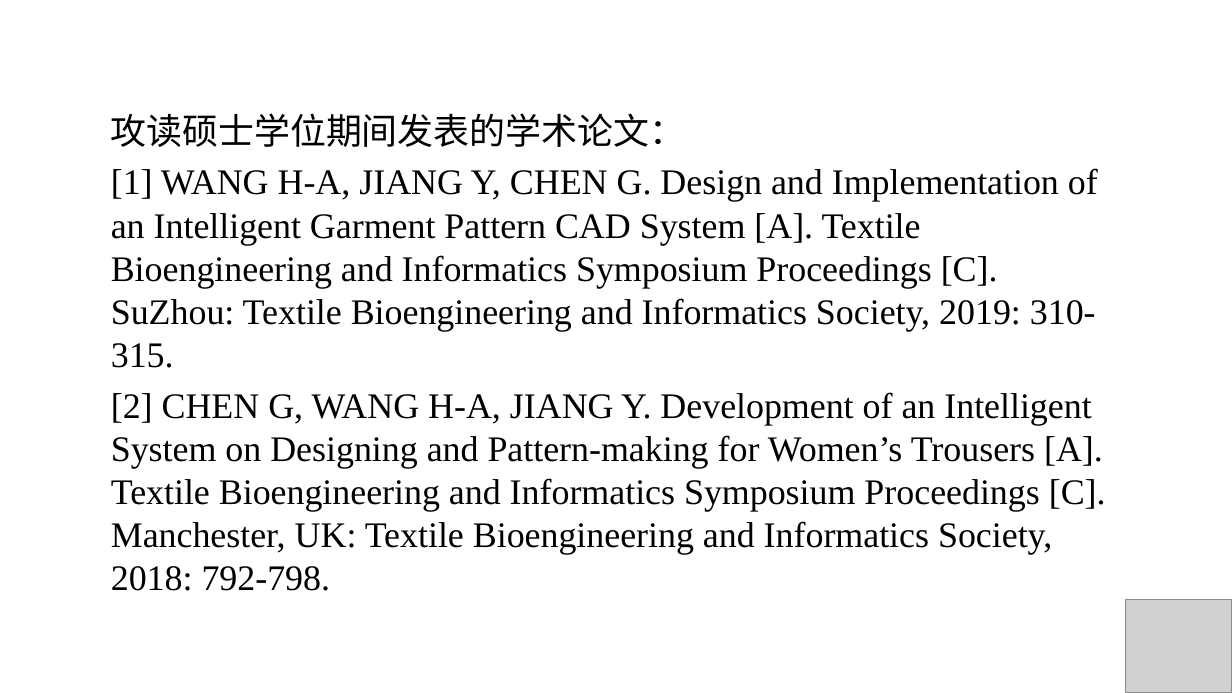
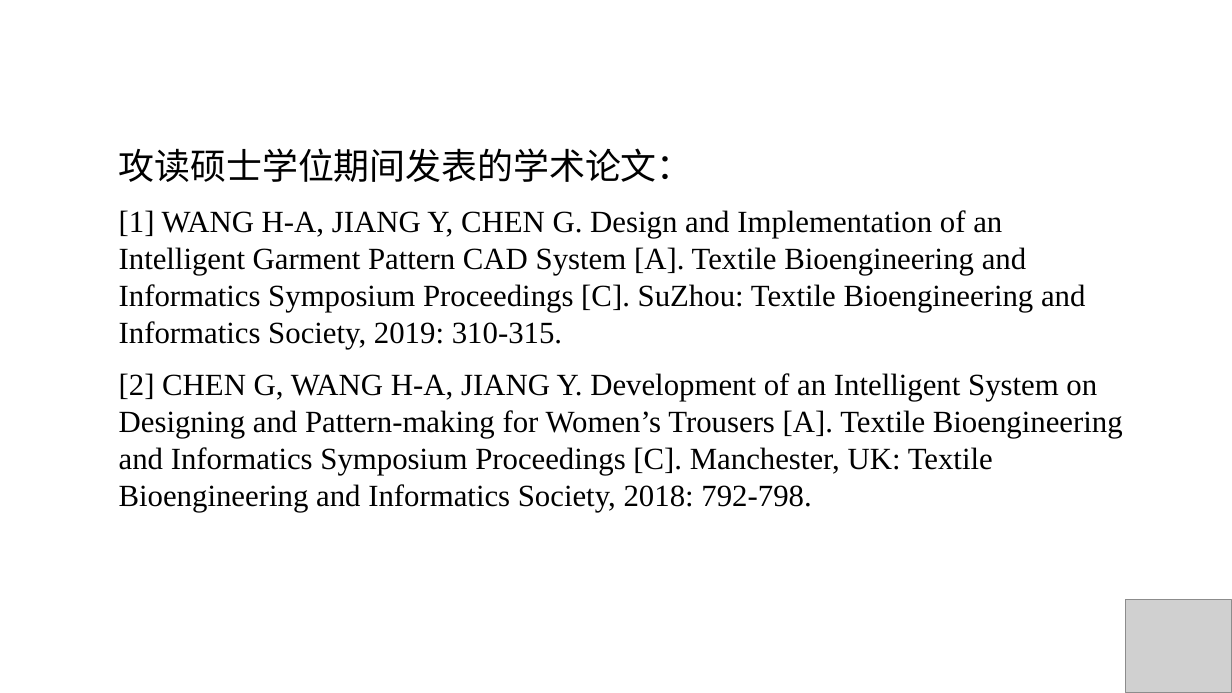
Before and after one commit to wushuangabao/ClothingPatternDesignSystem, a slide deck: slide 21 of 答辩PPT.pptx. Drawn at 1232x693 pixels with LibreOffice and Linux fonts; fonts in the diff are those of the drawing; grey boxes stand for pictures. Boxes give left, top, right and bottom in pixels: in the first picture for what was removed or moved away, otherwise in the second. Text is boxed around its words. In the diff, an @@ line names an element or a change of style, - is before the commit and + after.

```diff
--- a/答辩PPT.pptx
+++ b/答辩PPT.pptx
@@ text "攻读硕士学位期间发表的学术论文：": place and size @@
-text "攻读硕士学位期间发表的学术论文：" at box(111, 113, 1106, 555)
+text "攻读硕士学位期间发表的学术论文：" at box(119, 148, 1123, 512)
@@ text "攻读硕士学位期间发表的学术论文：" at box(119, 148, 1123, 512): size 28 to 24 pt; more space between paragraphs @@
```
Also in this commit, not shown: 3 other slides changed, 3 other files.
